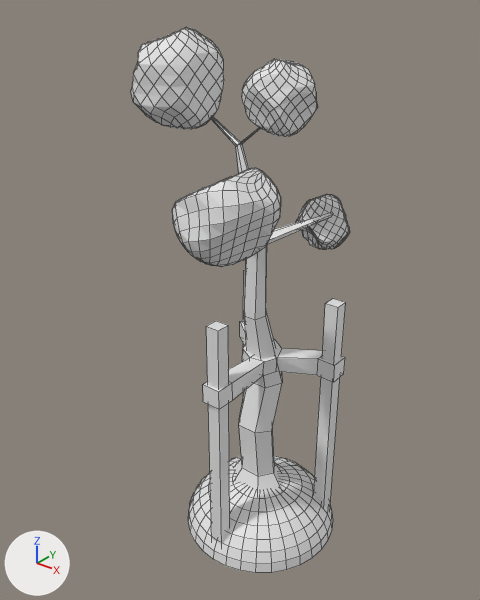
Before and after pictures for a commit that changed the Blender file Assets/Models/brzoza_sadzonka.blend.
The view is the same before and after, from a 50 mm lens placed at (7.32, -10.2, 11.79), pointed at (-0.54, -0.38, 5.7). Arrows for +X, +Y and +Z are at lower left; the lights stay in place. Mesh edges are drawn as thin lines.

The first picture shows 'male liscie.002', 'sadzonka_trzon', 'tasma', 'wspierajace', 'ziemia'.
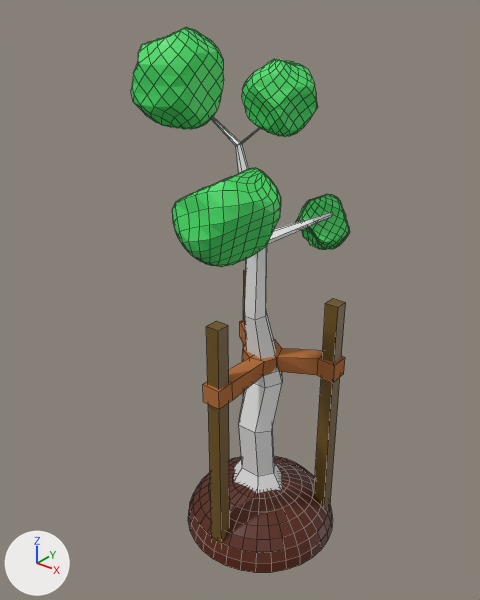
Edits to the scene script, one JSON object a line:
```json
{"op": "add", "block": "mat_material_004", "code": ["mat_material_004 = principled_material('Material.004')", "mat_material_004.base_color = (0.0985, 0.0156, 0.00214)  # brown #582207"]}
{"op": "add", "block": "mat_material_003", "code": ["mat_material_003 = principled_material('Material.003')", "mat_material_003.base_color = (0.168, 0.0918, 0.0121)  # brown #72551d"]}
{"op": "add", "block": "mat_material_002", "code": ["mat_material_002 = diffuse_material('Material.002')", "mat_material_002.base_color = (0.467, 0.17, 0.0559)  # orange #b67343"]}
{"op": "add", "block": "mat_material_001", "code": ["mat_material_001 = principled_material('Material.001')", "mat_material_001.base_color = (0.0601, 0.748, 0.133)  # green #45e066"]}
{"block": "me_sphere_021", "where": "me_sphere_021.from_pydata(...)  # 968 vertices, 960 faces; spans x -4.61..0.83, y -1.32..3.76, z -0.97..2.79"}
{"op": "add", "block": "me_sphere_021", "code": "me_sphere_021.materials.append(mat_material_001)  # green #45e066"}
{"block": "me_cube_006", "where": "me_cube_006.from_pydata(...)  # 42 vertices, 46 faces; spans x -1.0..12.34, y -13.31..1.0, z -1.0..1.8"}
{"op": "add", "block": "me_cube_006", "code": "me_cube_006.materials.append(mat_material_002)  # orange #b67343"}
{"block": "me_cube_001", "where": "me_cube_001.from_pydata(...)  # 24 vertices, 18 faces; spans x -8.5..9.4, y -1.0..18.2, z -1.0..1.0"}
{"op": "add", "block": "me_cube_001", "code": "me_cube_001.materials.append(mat_material_003)  # brown #72551d"}
{"block": "me_sphere_015", "where": "me_sphere_015.from_pydata(...)  # 257 vertices, 256 faces; spans x -1.0..1.0, y -1.0..1.0, z 0.0..1.0"}
{"op": "add", "block": "me_sphere_015", "code": "me_sphere_015.materials.append(mat_material_004)  # brown #582207"}
```

Location of each change, [x1, y1, x2, y2] in pixels of the pictures (480 x 600 px):
```json
{"object": "male liscie.002", "change": "recoloured", "before": [131, 27, 350, 267], "after": [131, 27, 350, 267], "on screen": "grey to green"}
{"object": "ziemia", "change": "recoloured", "before": [188, 456, 333, 573], "after": [188, 456, 333, 573], "on screen": "white to brown"}
{"object": "wspierajace", "change": "recoloured", "before": [206, 269, 346, 545], "after": [206, 269, 346, 545], "on screen": "grey to brown"}
{"object": "tasma", "change": "recoloured", "before": [203, 320, 345, 409], "after": [203, 320, 345, 409], "on screen": "grey to brown"}
```
